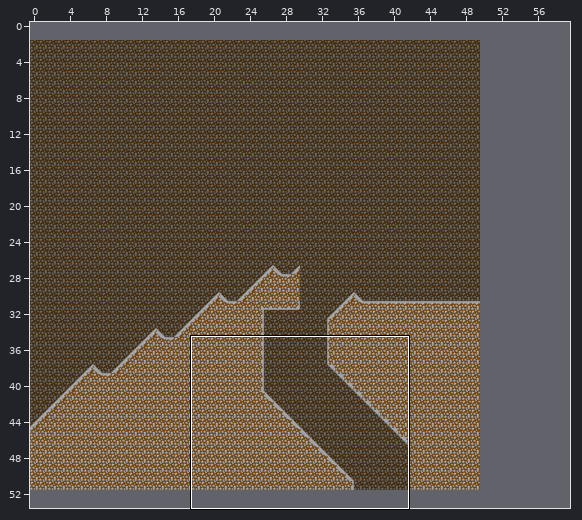
Two versions of a level (Tiled map (JSON), src/assets/maps/level2.json). Above, an overview of the earlier version with the close-up marked.
Close-up. Before the commit:
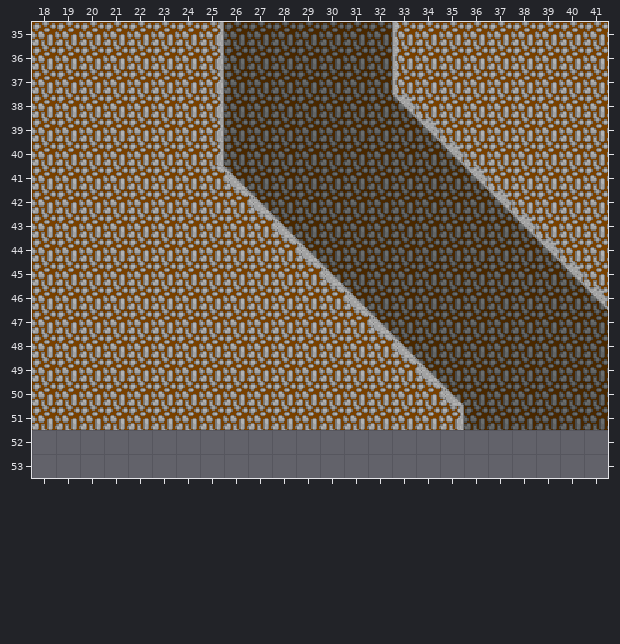
Cells are 16x16 px. Shown: x 18..41, y 35..53. The commit also changed other parts of the map, which this record leaves out. The old version is drawn lined up with the new one.
Once edited:
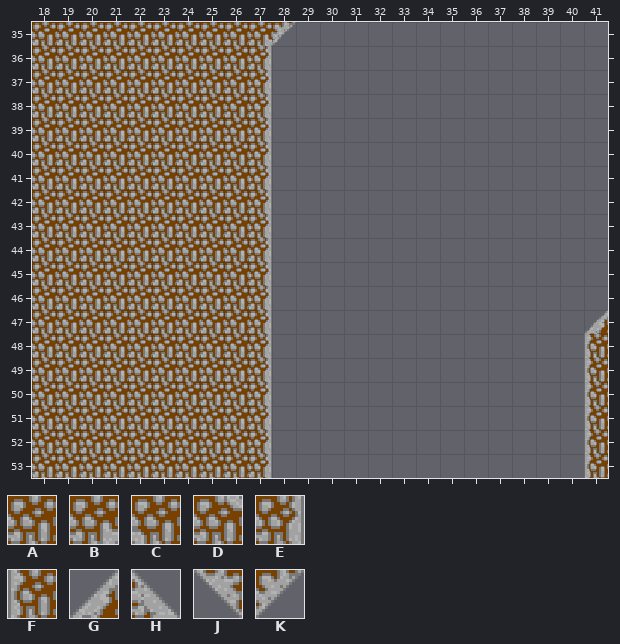
Key: from "cliffs": A 0, B 1, C 2, D 3, E 5, F 6, G 13, H 14, J 15, K 16.
_ is an empty cell, # one hidden under a higher layer, . an unchanged one.
From old to new:
map size 50x50 -> 60x54 cells (old content now starts at 0,2; both pictures use the new coordinates)
layer "background" tint #9a9d9d -> none
--- layer "background"
@@ x 18..41 @@
-35 .........AAAAAA#########
-36 .........AAAAAA#########
-37 .........AAAAAA#########
-38 .........AAAAAAA########
-39 .........AAAAAAAA#######
-40 .........AAAAAAAAA######
-41 .........AAAAAAAAAA#####
-42 .........AAAAAAAAAAA####
-43 ..........AAAAAAAAAAA###
-44 ..........#AAAAAAAAAAA##
-45 ..........##AAAAAAAAAAA#
-46 ..........###AAAAAAAAAAA
-47 ..........####AAAAAAAAAA
-48 ..........#####AAAAAAAAA
-49 ..........######AAAAAAAA
-50 ..........#######AAAAAAA
-51 ..........########AAAAAA
-52 _________...............
-53 _________...............
+35 ........._______________
+36 ........._______________
+37 ........._______________
+38 ........._______________
+39 ........._______________
+40 ........._______________
+41 ........._______________
+42 ........._______________
+43 ..........______________
+44 ..........______________
+45 ..........______________
+46 ..........______________
+47 ..........______________
+48 ..........______________
+49 ..........______________
+50 ..........______________
+51 ..........______________
+52 AAAAAAAAA...............
+53 AAAAAAAAA...............
--- layer "cliffs"
@@ x 25..41 @@
-35 E.__....FAAAAAAAA
-36 E._.....FAAAAAAAA
-37 E._.....FAAAAAAAA
-38 E._.....JCAAAAAAA
-39 E._......JCAAAAAA
-40 E._.......JCAAAAA
-41 DH_........JCAAAA
-42 .DH.........JCAAA
-43 ..DH.........JCAA
-44 ..ADH.........JCA
-45 ..AADH.........JC
-46 ..AAADH.........J
-47 ..AAAADH........_
-48 ..AAAAADH......._
-49 ..AAAAAADH......_
-50 ..AAAAAAADH....._
-51 ..AAAAAAAAE....._
-52 .._............._
-53 .._............._
+35 _.BK...._________
+36 _.E....._________
+37 _.E....._________
+38 _.E....._________
+39 _.E......________
+40 _.E......._______
+41 __E........______
+42 ._E........._____
+43 ..E_.........____
+44 ..E__.........___
+45 ..E___.........__
+46 ..E____........._
+47 ..E_____........G
+48 ..E______.......F
+49 ..E_______......F
+50 ..E________.....F
+51 ..E________.....F
+52 ..E.............F
+53 ..E.............F
